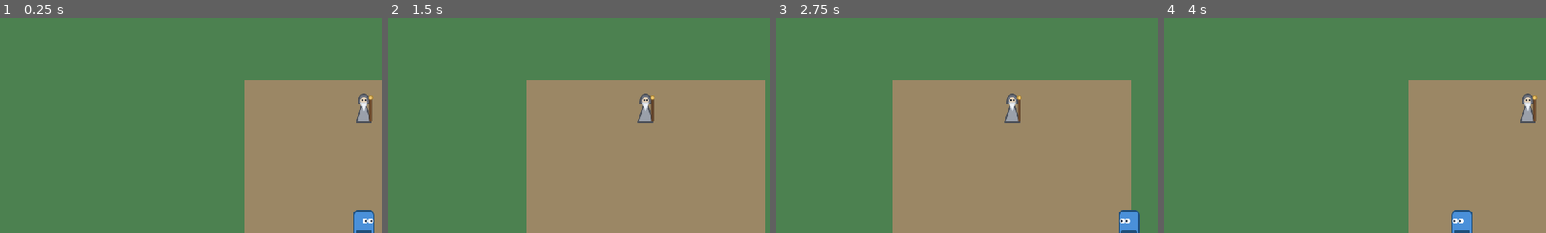
Above: before the commit, frames 1-4 (left to right).
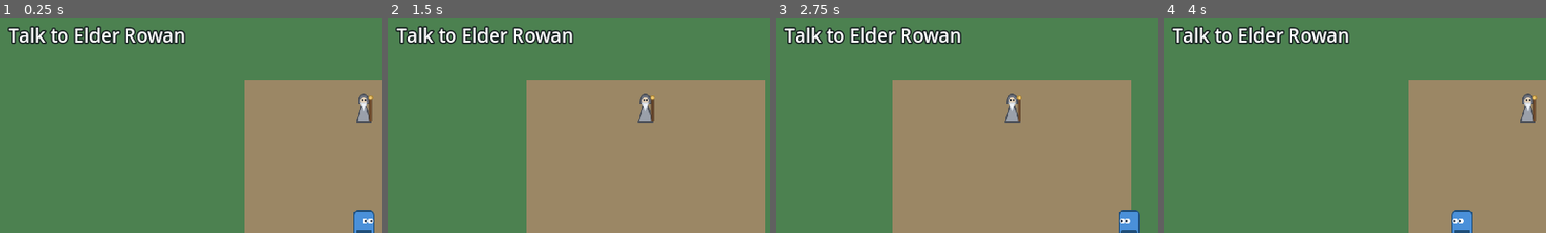
Above: after the commit, the same moments.

Repository: siegweiget/git_te
Game: Godot game, scene res://scenes/overworld.tscn
The game is run twice, just before and just after one commit, with the same random seed, the same clock (stepped at 60 frames per second) and the same inputs.
Inputs:
- Up to frame 1 (0.25 s): no input
- Up to frame 2 (1.5 s): tap Enter at 0.5 s; hold E (interact) 0.53-1.28 s; hold D (move_right) from 0.53 s (still down); tap K (dash) at 0.6 s; tap Space (jump) at 0.77 s; tap E (interact) at 1.35 s
- Up to frame 3 (2.75 s): tap Space (jump) at 1.52 s; tap K (dash) at 1.55 s; release D (move_right) at 2.03 s; hold A (move_left) from 2.03 s (still down); hold E (interact) from 2.03 s (still down); tap J (attack) at 2.1 s
- Up to frame 4 (4 s): keep holding A (move_left); release E (interact) at 2.78 s; tap K (dash) at 2.85 s; tap Space (jump) at 3.02, 3.77 s; hold E (interact) from 3.53 s (still down)
The pictures show only the part of the screen within x 1-51%, y 2-52%; the shares and areas given below are measured in that part.

The runs differ from the first frame. In frame 1, 2.8% of the frame differs, in the area x 2-49%, y 3-13%; in frame 2, 2.8%; in frame 3, 2.8%; in frame 4, 2.8%.

Commit message:
Wire questline end-to-end: Elder dialogue, tracker, well save point
Elder Rowan's dialogue now drives the quest state machine with
one-shot advancement on dialogue finish; a top-left tracker label
shows the current objective; the village well saves the game; fence
segments gained collision so the gap funnels travel. Fixes two
pre-existing bugs: monitorable=false on the player's InteractArea
prevented Area2D/StaticBody2D pairing (NPC interaction dead), and
the press closing a dialogue could instantly reopen it. Verified by
a 67-assertion scripted playthrough of the entire questline through
real scene transitions, including Mira joining, dash unlocking, and
save/load roundtrip.

Co-Authored-By: Claude Fable 5 <noreply@anthropic.com>
Claude-Session: https://claude.ai/code/session_01AwN3kXgeqny3Ebi4aSm2Pq

Diff:
--- a/scenes/overworld.tscn
+++ b/scenes/overworld.tscn
@@ -6,6 +6,7 @@
 [ext_resource type="PackedScene" path="res://scenes/overworld_enemy.tscn" id="4_enemy"]
 [ext_resource type="PackedScene" path="res://scenes/dialogue_box.tscn" id="5_dialogue"]
 [ext_resource type="PackedScene" path="res://scenes/overworld_hud.tscn" id="6_hud"]
+[ext_resource type="Script" path="res://scripts/well.gd" id="7_well"]
 
 [sub_resource type="RectangleShape2D" id="RectangleShape2D_house_a"]
 size = Vector2(200, 160)
@@ -27,6 +28,12 @@
 
 [sub_resource type="RectangleShape2D" id="RectangleShape2D_wall_v"]
 size = Vector2(32, 1424)
+
+[sub_resource type="RectangleShape2D" id="RectangleShape2D_fence_n"]
+size = Vector2(12, 540)
+
+[sub_resource type="RectangleShape2D" id="RectangleShape2D_fence_s"]
+size = Vector2(12, 536)
 
 [node name="Overworld" type="Node2D"]
 script = ExtResource("1_overworld")
@@ -116,6 +123,7 @@
 
 [node name="Well" type="StaticBody2D" parent="Village"]
 position = Vector2(820, 860)
+script = ExtResource("7_well")
 
 [node name="Visual" type="ColorRect" parent="Village/Well"]
 offset_left = -36.0
@@ -141,20 +149,33 @@
 
 [node name="Fence" type="Node2D" parent="."]
 
-[node name="FenceNorth" type="ColorRect" parent="Fence"]
+[node name="FenceNorth" type="StaticBody2D" parent="Fence"]
 z_index = -17
-offset_left = 1134.0
-offset_right = 1146.0
-offset_bottom = 540.0
+position = Vector2(1140, 270)
+
+[node name="Visual" type="ColorRect" parent="Fence/FenceNorth"]
+offset_left = -6.0
+offset_top = -270.0
+offset_right = 6.0
+offset_bottom = 270.0
 color = Color(0.419608, 0.298039, 0.192157, 1)
 
-[node name="FenceSouth" type="ColorRect" parent="Fence"]
+[node name="CollisionShape2D" type="CollisionShape2D" parent="Fence/FenceNorth"]
+shape = SubResource("RectangleShape2D_fence_n")
+
+[node name="FenceSouth" type="StaticBody2D" parent="Fence"]
 z_index = -17
-offset_left = 1134.0
-offset_top = 760.0
-offset_right = 1146.0
-offset_bottom = 1296.0
+position = Vector2(1140, 1028)
+
+[node name="Visual" type="ColorRect" parent="Fence/FenceSouth"]
+offset_left = -6.0
+offset_top = -268.0
+offset_right = 6.0
+offset_bottom = 268.0
 color = Color(0.419608, 0.298039, 0.192157, 1)
+
+[node name="CollisionShape2D" type="CollisionShape2D" parent="Fence/FenceSouth"]
+shape = SubResource("RectangleShape2D_fence_s")
 
 [node name="PostNorth" type="ColorRect" parent="Fence"]
 z_index = -17
--- a/scenes/overworld_hud.tscn
+++ b/scenes/overworld_hud.tscn
@@ -1,38 +1,53 @@
-[gd_scene load_steps=6 format=3]
+[gd_scene load_steps=7 format=3]
 
-[ext_resource type="Texture2D" path="res://assets/sprites/arrow_left.svg" id="1_left"]
-[ext_resource type="Texture2D" path="res://assets/sprites/arrow_right.svg" id="2_right"]
-[ext_resource type="Texture2D" path="res://assets/sprites/arrow_up.svg" id="3_up"]
-[ext_resource type="Texture2D" path="res://assets/sprites/arrow_down.svg" id="4_down"]
-[ext_resource type="Texture2D" path="res://assets/sprites/button_interact.svg" id="5_interact"]
+[ext_resource type="Script" path="res://scripts/overworld_hud.gd" id="1_hud"]
+[ext_resource type="Texture2D" path="res://assets/sprites/arrow_left.svg" id="2_left"]
+[ext_resource type="Texture2D" path="res://assets/sprites/arrow_right.svg" id="3_right"]
+[ext_resource type="Texture2D" path="res://assets/sprites/arrow_up.svg" id="4_up"]
+[ext_resource type="Texture2D" path="res://assets/sprites/arrow_down.svg" id="5_down"]
+[ext_resource type="Texture2D" path="res://assets/sprites/button_interact.svg" id="6_interact"]
 
 [node name="OverworldHUD" type="CanvasLayer"]
+script = ExtResource("1_hud")
+
+[node name="QuestTracker" type="Label" parent="."]
+offset_left = 24.0
+offset_top = 16.0
+offset_right = 720.0
+offset_bottom = 56.0
+mouse_filter = 2
+theme_override_colors/font_color = Color(1, 1, 1, 1)
+theme_override_colors/font_outline_color = Color(0.0588235, 0.0705882, 0.101961, 0.862745)
+theme_override_constants/outline_size = 8
+theme_override_font_sizes/font_size = 28
+text = "Talk to Elder Rowan"
+vertical_alignment = 1
 
 [node name="UpButton" type="TouchScreenButton" parent="."]
 position = Vector2(112, 352)
-texture_normal = ExtResource("3_up")
+texture_normal = ExtResource("4_up")
 action = "move_up"
 passby_press = true
 
 [node name="LeftButton" type="TouchScreenButton" parent="."]
 position = Vector2(16, 448)
-texture_normal = ExtResource("1_left")
+texture_normal = ExtResource("2_left")
 action = "move_left"
 passby_press = true
 
 [node name="RightButton" type="TouchScreenButton" parent="."]
 position = Vector2(208, 448)
-texture_normal = ExtResource("2_right")
+texture_normal = ExtResource("3_right")
 action = "move_right"
 passby_press = true
 
 [node name="DownButton" type="TouchScreenButton" parent="."]
 position = Vector2(112, 544)
-texture_normal = ExtResource("4_down")
+texture_normal = ExtResource("5_down")
 action = "move_down"
 passby_press = true
 
 [node name="InteractButton" type="TouchScreenButton" parent="."]
 position = Vector2(1024, 496)
-texture_normal = ExtResource("5_interact")
+texture_normal = ExtResource("6_interact")
 action = "interact"
--- a/scenes/overworld_player.tscn
+++ b/scenes/overworld_player.tscn
@@ -24,7 +24,6 @@
 position_smoothing_speed = 6.0
 
 [node name="InteractArea" type="Area2D" parent="."]
-monitorable = false
 
 [node name="CollisionShape2D" type="CollisionShape2D" parent="InteractArea"]
 shape = SubResource("CircleShape2D_interact")
--- a/scripts/dialogue_box.gd
+++ b/scripts/dialogue_box.gd
@@ -114,7 +114,8 @@
 # Hides everything and gives the player back the controls.
 #
 # `announce` is false when this is called from _ready() to set the starting
-# state: nothing has finished, so nothing should be announced.
+# state: nothing has finished, nothing should be announced, and there is no
+# stray button press to wait out.
 func _close(announce: bool) -> void:
 	is_open = false
 	_lines = PackedStringArray()
@@ -123,10 +124,37 @@
 	panel.visible = false
 	tap_catcher.visible = false
 
-	_set_player_frozen(false)
+	if not announce:
+		_set_player_frozen(false)
+		return
 
-	if announce:
-		dialogue_finished.emit()
+	# Announced first, so whoever was listening (the elder's quest wiring) reacts
+	# on this frame rather than after the delay below.
+	dialogue_finished.emit()
+
+	# Now hand the controls back — but not on the frame the closing press landed.
+	#
+	# OverworldPlayer *polls* Input.is_action_just_pressed() from _physics_process
+	# rather than consuming events, so set_input_as_handled() cannot protect it:
+	# the press that dismissed this last line still reads as "just pressed" for
+	# the whole of the surrounding physics frame. Unfreeze immediately and that
+	# very same press is handed straight to _try_interact(), which finds the NPC
+	# still standing there and reopens the conversation. The player would then be
+	# stuck in a loop with no way to walk away.
+	#
+	# Waiting for the next physics frame retires the press. The extra frame after
+	# it covers the other ordering: real key events are dispatched *before* the
+	# physics step, so on that path the first frame we wake in is still the press's
+	# own frame.
+	await get_tree().physics_frame
+	if Input.is_action_just_pressed("interact"):
+		await get_tree().physics_frame
+
+	# A fresh conversation may have started while we were waiting (the elder's
+	# reward speech is one call away from this very signal), and stealing the
+	# controls back from it would be worse than the bug above.
+	if not is_open:
+		_set_player_frozen(false)
 
 
 # Freezes or unfreezes whoever is walking around the overworld.
--- a/scripts/npc.gd
+++ b/scripts/npc.gd
@@ -8,8 +8,23 @@
 ## scene, because the *player* is the one doing the looking.
 ##
 ## Talking is deliberately one-way here: this script decides what the lines are
-## and hands them to the dialogue box. It does not wait for an answer and it
-## does not know how the box is drawn.
+## and hands them to the dialogue box. It does not know how the box is drawn.
+##
+## The one thing it *does* wait for is the end of its own conversation. Two of
+## the elder's five speeches move the main quest on, and they have to do it after
+## the player has read the last line rather than the moment the panel opens —
+## otherwise the reward is announced by a line the player has not seen yet.
+
+## The quest states in which talking to this NPC pushes the story forward.
+##
+## Written down as data rather than as an `if` buried in talk(), so the list of
+## "conversations that matter" is readable in one place. Every other state is a
+## conversation with no consequences, and deliberately does not connect anything.
+const ADVANCING_STATES: Array[String] = ["not_started", "turn_in"]
+
+## The event handed to GameState when one of those conversations ends. GameState
+## alone decides what it means — see advance_quest() over there.
+const QUEST_EVENT := "talked_to_elder"
 
 ## Identifier used by the quest code. Not shown to the player.
 @export var npc_id: String = "elder"
@@ -17,12 +32,16 @@
 ## The name shown on the first line of the conversation.
 @export var display_name: String = "Elder Rowan"
 
+# True between "this NPC opened a conversation that will advance the quest" and
+# "that conversation finished". It is the reentry guard: without it, a second
+# talk() would connect a second one-shot listener and the quest would be pushed
+# forward twice by one speech.
+var _awaiting_finish: bool = false
+
 
 ## Starts a conversation. Called by OverworldPlayer when the interact button is
 ## pressed and this NPC is the nearest talkable thing.
 func talk() -> void:
-	var lines: PackedStringArray = _build_lines()
-
 	# The dialogue box is found through its group rather than a node path,
 	# because it is instanced beside this NPC in overworld.tscn rather than above
 	# it — a path would have to guess at the shape of the whole scene.
@@ -31,38 +50,71 @@
 		push_warning("NPC: no dialogue box in the scene, cannot talk")
 		return
 
+	# Already mid-speech with a quest payload waiting on it: do nothing at all.
+	# Restarting the conversation would re-arm the payload.
+	if _awaiting_finish:
+		return
+
+	# Built here, at the moment of talking, rather than cached: the hunt line
+	# quotes a running kill count that changes between visits.
+	var lines: PackedStringArray = _build_lines()
+	if lines.is_empty():
+		return
+
+	# Only listen when this particular speech is one that moves the story. A
+	# CONNECT_ONE_SHOT connection removes itself the first time it fires, so the
+	# listener lives exactly as long as this one conversation and cannot be woken
+	# by somebody else's dialogue later on.
+	if ADVANCING_STATES.has(GameState.quest_state):
+		_awaiting_finish = true
+		box.dialogue_finished.connect(_on_dialogue_finished, CONNECT_ONE_SHOT)
+
 	box.show_dialogue(lines)
+
+
+# The player has read the last line. Now the quest may move.
+func _on_dialogue_finished() -> void:
+	_awaiting_finish = false
+	# GameState owns the ordering: it works out which stage this event belongs to,
+	# recruits Mira, unlocks the dash and writes the save file on the way past.
+	GameState.advance_quest(QUEST_EVENT)
 
 
 # Picks what this NPC has to say right now.
 #
-# The quest state is already switched on here so that the real writing has an
-# obvious place to go; every branch just says the same placeholder for the
-# moment. PackedStringArray rather than a plain Array because every element is a
-# String and Godot stores it more compactly that way.
+# PackedStringArray rather than a plain Array because every element is a String
+# and Godot stores it more compactly that way. The first entry is always the
+# speaker's name, which the dialogue box shows as its own line — a cheap name tag
+# that needs no extra label.
 func _build_lines() -> PackedStringArray:
 	var lines: PackedStringArray = PackedStringArray()
 	lines.append(display_name)
 
-	# WP4: quest wiring goes here — replace the placeholder line in each branch
-	# with the real dialogue, and call GameState.advance_quest("talked_to_elder")
-	# from the branches that are supposed to move the story on (listen for the
-	# box's dialogue_finished signal so the quest advances after the last line,
-	# not before the first).
 	match GameState.quest_state:
 		"not_started":
-			lines.append("Placeholder dialogue.")
+			lines.append("You have your mother's stubborn chin, child. Good — you will need it.")
+			lines.append("The wilds grow restless. Cull three of the beasts east of the fence, and the village sleeps easier.")
+
 		"hunt":
-			lines.append("Placeholder dialogue.")
+			lines.append("Three beasts, no fewer. You have felled %d of %d." % [GameState.quest_kills, GameState.KILLS_FOR_BOSS])
+			lines.append("The gap in the fence is your road east. Mind the rocks out there.")
+
 		"boss":
-			lines.append("Placeholder dialogue.")
+			lines.append("The beasts are culled, but something worse has come down out of the deep wood.")
+			lines.append("A monstrous brute has appeared in the far clearing. Slay it, and this is finished.")
+
 		"turn_in":
-			lines.append("Placeholder dialogue.")
+			lines.append("The brute is dead. You have given this village back its evenings, child.")
+			lines.append("Mira the archer will walk with you now — she has waited a long time for someone worth following.")
+			lines.append("And you have learned Dash: press K or Shift, or tap the new button in a fight.")
+
 		"complete":
-			lines.append("Placeholder dialogue.")
+			lines.append("Sit a while. The bread is warm and nothing is howling out in the dark.")
+			lines.append("Mira fights beside you now — press Q, or tap Switch, to take her reins.")
+
 		_:
 			# An unknown state should never happen, but saying *something* beats
 			# opening an empty box that cannot be closed.
-			lines.append("Placeholder dialogue.")
+			lines.append("The wilds are quiet enough today. Long may it last.")
 
 	return lines
--- /dev/null
+++ b/scripts/overworld_hud.gd
@@ -0,0 +1,66 @@
+extends CanvasLayer
+
+## The overworld's heads-up display: the touch D-pad, the interact button, and
+## the one line of text telling the player what the quest wants from them next.
+##
+## Only the tracker needs code. The buttons are TouchScreenButtons wired straight
+## to input actions in overworld_hud.tscn and never change.
+##
+## The tracker is refreshed from two directions, and it needs both:
+##
+##   * _ready(), every time the overworld scene is built. Battles happen in a
+##     different scene tree entirely, so all the progress made in a fight lands
+##     while this node does not exist. Reading GameState on the way in is what
+##     makes the label right after every return trip.
+##   * GameState.quest_changed, for progress made without leaving the map —
+##     which today means finishing a conversation with the elder.
+
+# @onready waits until this node is in the scene tree, which is the first moment
+# its children are guaranteed to exist.
+@onready var quest_label: Label = $QuestTracker
+
+
+func _ready() -> void:
+	# GameState is an autoload, so it outlives this scene. The connection does not
+	# have to be undone by hand: Godot drops it automatically when this node is
+	# freed on the next scene change.
+	GameState.quest_changed.connect(_on_quest_changed)
+	_refresh()
+
+
+# quest_changed hands over the state that was just entered. It is ignored here
+# because _objective_text() reads GameState directly — one source of truth beats
+# two, and the kill counter is not in the signal's payload anyway.
+func _on_quest_changed(_new_state: String) -> void:
+	_refresh()
+
+
+# Writes the current objective into the label, and hides the label completely
+# when there is nothing left to ask for.
+#
+# Hiding rather than showing an empty string matters: an empty Label still draws
+# its outline padding and still occupies the corner of the screen.
+func _refresh() -> void:
+	var objective: String = _objective_text()
+	quest_label.text = objective
+	quest_label.visible = not objective.is_empty()
+
+
+# One short line per stage of the main quest.
+#
+# The hunt line is the only one that is not a constant, because it is the only
+# stage with something to count. KILLS_FOR_BOSS is read from GameState rather
+# than typed in, so raising the quota changes the label too.
+func _objective_text() -> String:
+	match GameState.quest_state:
+		"not_started":
+			return "Talk to Elder Rowan"
+		"hunt":
+			return "Cull the wilds: %d/%d" % [GameState.quest_kills, GameState.KILLS_FOR_BOSS]
+		"boss":
+			return "Slay the brute in the far clearing"
+		"turn_in":
+			return "Return to Elder Rowan"
+
+	# "complete" and anything unexpected: nothing to track, so show nothing.
+	return ""
--- a/scripts/overworld_player.gd
+++ b/scripts/overworld_player.gd
@@ -76,9 +76,16 @@
 # Looks for the nearest thing standing inside InteractArea that knows how to be
 # talked to, and talks to it.
 #
-# Both bodies and areas are checked. NPCs are StaticBody2D and so turn up in the
-# body list, but collecting areas too means a later work package can add a
-# talkable signpost or a save point as an Area2D without touching this script.
+# Both bodies and areas are checked. NPCs and the village well are StaticBody2D
+# and so turn up in the body list, but collecting areas too means a later work
+# package can add a talkable signpost as an Area2D without touching this script.
+#
+# One trap worth writing down, because it costs an afternoon to find: InteractArea
+# must keep `monitorable` switched ON in overworld_player.tscn. `monitorable` reads
+# like it only controls whether *other* areas can see this one — but in Godot 4.3
+# turning it off also stops this area pairing with StaticBody2D at all. Moving
+# bodies keep working, so the symptom is not "interacting is broken", it is
+# "interacting works on the monsters and silently does nothing on every NPC".
 func _try_interact() -> void:
 	# An untyped Array on purpose: it holds two different kinds of node and only
 	# ever gets read back one element at a time.
--- /dev/null
+++ b/scripts/well.gd
@@ -0,0 +1,42 @@
+extends StaticBody2D
+
+## The village well: a save point you can walk up to.
+##
+## This is the smallest possible "interactable". It is not an NPC and it has no
+## quest state; all it shares with the elder is a `talk()` method. That is
+## enough, because OverworldPlayer._try_interact() finds things by asking
+## has_method("talk") rather than by checking their class — so anything that can
+## answer to talk() is talkable, and adding one costs a five-line script.
+##
+## Resting here does not heal anybody, and that is not an oversight: current HP
+## is battle-only state that fighter.gd rebuilds from CharacterStats at the start
+## of every fight, so the party already arrives at full health. What the well
+## actually gives the player is a *checkpoint they asked for*, written on demand
+## instead of only when the quest happens to move.
+
+## What the well says. Three lines: the name tag, the flavour, and the one piece
+## of information that matters.
+const LINES: Array[String] = [
+	"Well",
+	"You draw cool water and rest a moment.",
+	"Game saved.",
+]
+
+
+## Called by OverworldPlayer when the interact button is pressed and this well is
+## the nearest talkable thing.
+func talk() -> void:
+	var box: DialogueBox = get_tree().get_first_node_in_group("dialogue_box") as DialogueBox
+	if box == null:
+		push_warning("Well: no dialogue box in the scene, cannot rest here")
+		return
+
+	# Saved *before* the panel opens, so "Game saved." is already true by the time
+	# anybody reads it. Nothing here waits on dialogue_finished: unlike the
+	# elder's speech there is no reward to withhold until the last line, and a
+	# save that only lands if the player finishes reading would be a trap.
+	GameState.save_game()
+
+	# PackedStringArray is what show_dialogue() takes; the constant above is a
+	# plain Array[String] because a PackedStringArray cannot be a `const`.
+	box.show_dialogue(PackedStringArray(LINES))
Not shown: 1 places in scenes/overworld.tscn that only renumber resources
